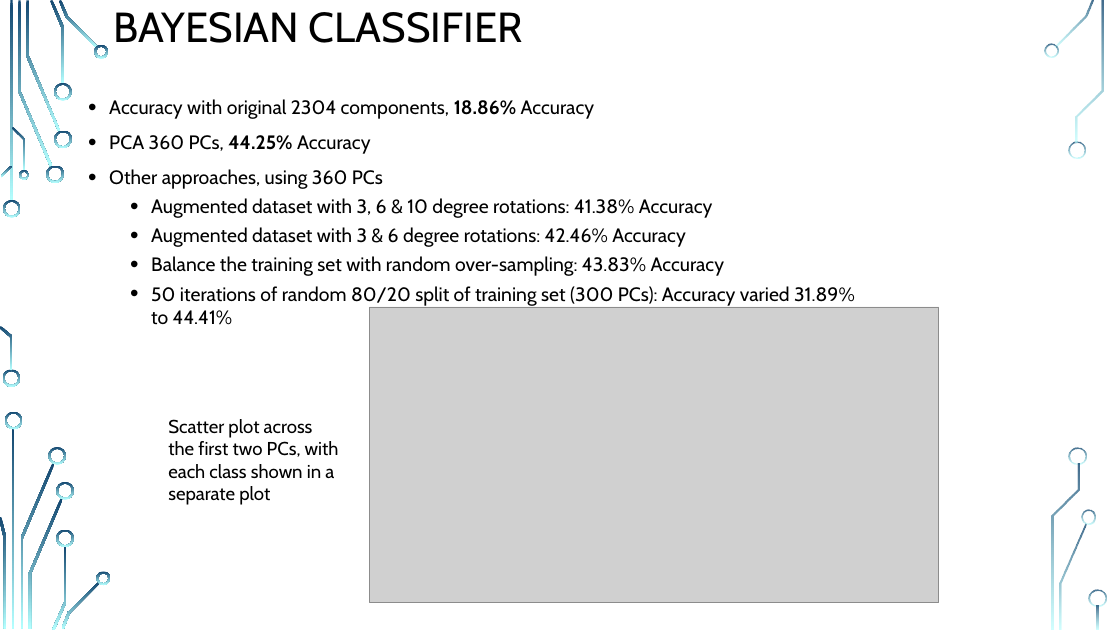
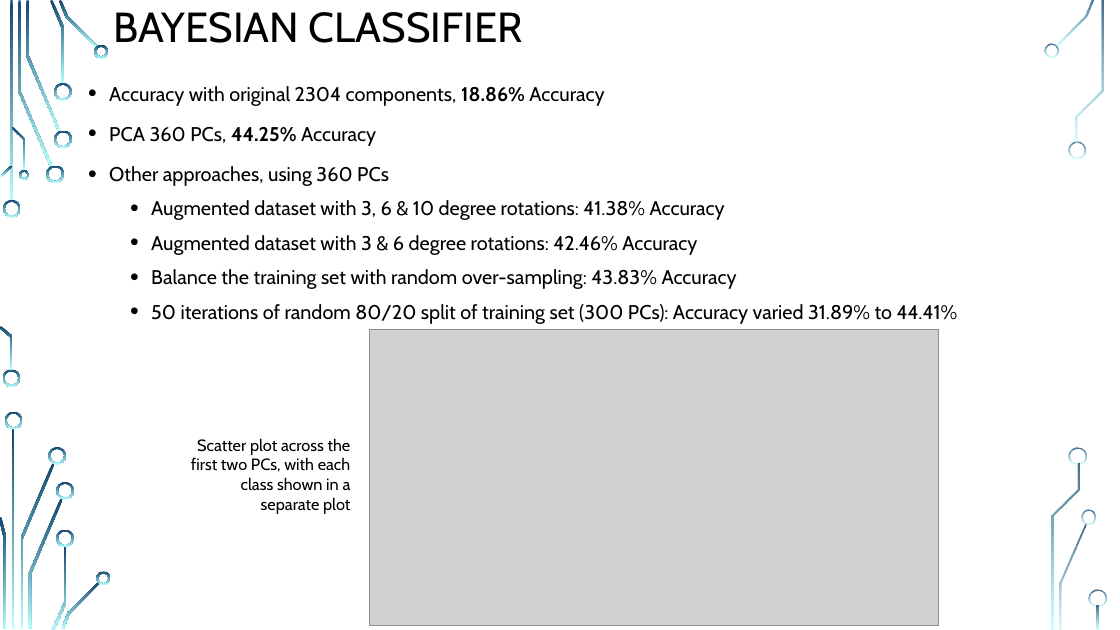
Before and after one commit to MR-KHILADI/Facial-Expression-Recognition, a slide deck: slide 10 of Final Project 04082019.pptx. Drawn at 1120x630 pixels with LibreOffice and Linux fonts; fonts in the diff are those of the drawing; grey boxes stand for pictures; background and template pictures are left out. Boxes give left, top, right and bottom in pixels: in the first picture for what was removed or moved away, otherwise in the second. Text is boxed around its words. In the diff, an @@ line names an element or a change of style, - is before the commit and + after.

Commit message:
Add files via upload
(Vinod) corrected numbers for NN with PCs, updated plot for per-class sens/ppv

```diff
--- a/Final Project 04082019.pptx
+++ b/Final Project 04082019.pptx
@@ text "Accuracy with original 2304 components, ...": place and size @@
-text "Accuracy with original 2304 components, ..." at box(109, 99, 855, 325)
+text "Accuracy with original 2304 components, ..." at box(109, 86, 958, 324)
@@ text "Accuracy with original 2304 components, ..." at box(109, 86, 958, 324): size 16.6 to 17 pt; line spacing 1 to 1.2 @@
@@ picture: place and size @@
-picture at box(370, 307, 939, 602)
+picture at box(370, 330, 939, 626)
@@ text "Scatter plot across the first ...": place and size @@
-text "Scatter plot across the first ..." at box(168, 419, 339, 505)
+text "Scatter plot across the first ..." at box(191, 438, 351, 514)
@@ text "Scatter plot across the first ..." at box(191, 438, 351, 514): size 16 to 14 pt; alignment left to right @@
```
Also in this commit, not shown: 3 other slides changed.
